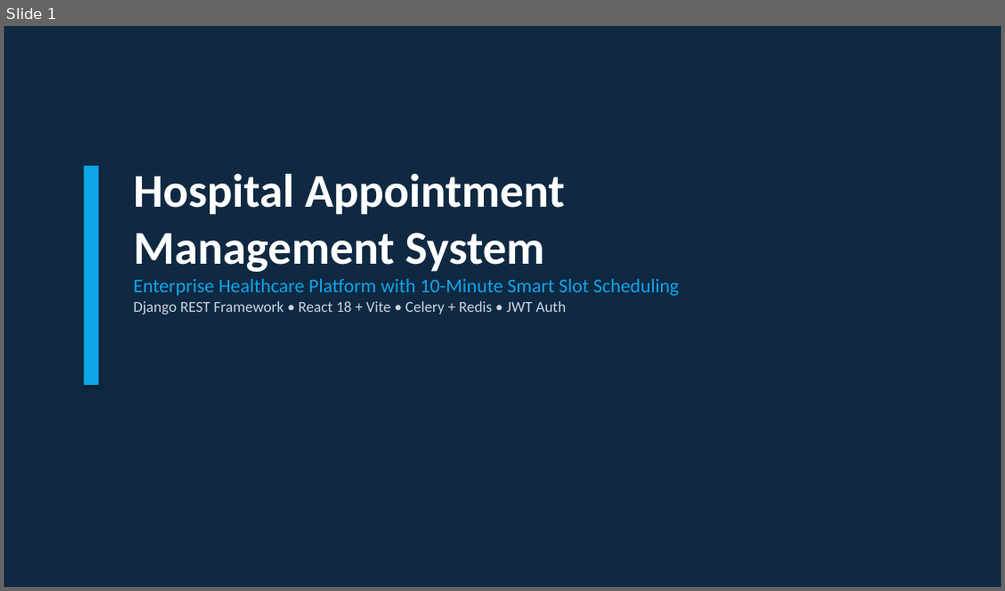
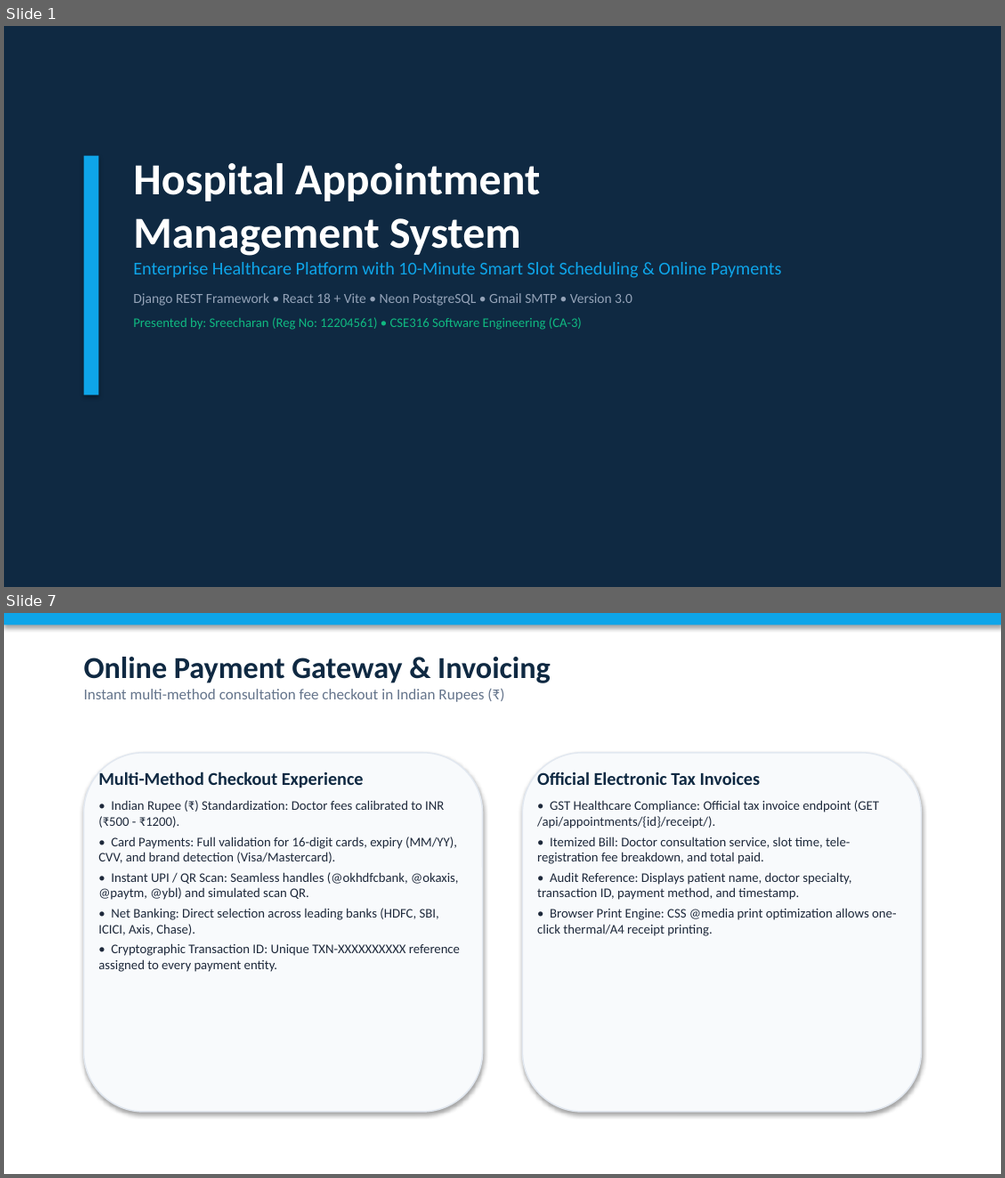
Before and after one commit to Sreecharan01/Hospital-Management-System, a slide deck: hospital_management_system.pptx. Shown one above the other, each under a label of ours: slide 1 before the commit, slides 1 and 7 after it; the slides between them are not shown. The pictures are 1005x591 and 1005x1178 pixels, drawn with LibreOffice and Linux fonts; fonts in the diff are those of the drawing. Boxes give left, top, right and bottom in pixels: in the first picture for what was removed or moved away, otherwise in the second. Text is boxed around its words. In the diff, an @@ line names an element or a change of style, - is before the commit and + after.

Commit message:
feat(presentation): update 16-slide PPTX with INR payments, 50% refund, live Gmail SMTP, and cloud deployment

```diff
--- a/hospital_management_system.pptx
+++ b/hospital_management_system.pptx
@@ slide 7 added at (4, 613, 1001, 1174), background #FFFFFF @@
@@ rectangle added at (4, 613, 1001, 625), fill #0EA5E9 @@
@@ text added at (84, 657, 550, 702), 11 pt, text #64748B @@
+Online Payment Gateway & Invoicing
+Instant multi-method consultation fee checkout in Indian Rupees (₹)
@@ rounded rectangle added at (84, 753, 483, 1111), fill #F8FAFC, outline #E2E8F0 1 pt @@
@@ text added at (98, 771, 460, 972), 9.5 pt, text #1E293B @@
+Multi-Method Checkout Experience
+• Indian Rupee (₹) Standardization: Doctor fees calibrated to INR (₹500 - ₹1200).
+• Card Payments: Full validation for 16-digit cards, expiry (MM/YY), CVV, and brand detection (Visa/Mastercard).
+• Instant UPI / QR Scan: Seamless handles (@okhdfcbank, @okaxis, @paytm, @ybl) and simulated scan QR.
+• Net Banking: Direct selection across leading banks (HDFC, SBI, ICICI, Axis, Chase).
+• Cryptographic Transaction ID: Unique TXN-XXXXXXXXXX reference assigned to every payment entity.
@@ rounded rectangle added at (522, 753, 921, 1111), fill #F8FAFC, outline #E2E8F0 1 pt @@
@@ text added at (537, 771, 896, 936), 9.5 pt, text #1E293B @@
+Official Electronic Tax Invoices
+• GST Healthcare Compliance: Official tax invoice endpoint (GET /api/appointments/{id}/receipt/).
+• Itemized Bill: Doctor consultation service, slot time, tele-registration fee breakdown, and total paid.
+• Audit Reference: Displays patient name, doctor specialty, transaction ID, payment method, and timestamp.
+• Browser Print Engine: CSS @media print optimization allows one-click thermal/A4 receipt printing.
@@ slide 1 changed as well @@
@@ rectangle: place and size @@
-rectangle at (84, 166, 98, 385)
+rectangle at (84, 156, 98, 394)
@@ text "Hospital Appointment Management System": place and size @@
-text "Hospital Appointment Management System" at (133, 174, 679, 314)
+text "Hospital Appointment Management System" at (133, 163, 782, 329)
@@ text at (133, 163, 540, 256): size 34 to 32 pt in "Hospital Appointment Management System" @@
@@ text at (133, 262, 782, 329): text changed; size 14 to 13 pt @@
-Enterprise Healthcare Platform with 10-Minute Smart Slot Scheduling
-Django REST Framework • React 18 + Vite • Celery + Redis • JWT Auth
+Enterprise Healthcare Platform with 10-Minute Smart Slot Scheduling & Online Payments
+Django REST Framework • React 18 + Vite • Neon PostgreSQL • Gmail SMTP • Version 3.0
+Presented by: Sreecharan (Reg No: 12204561) • CSE316 Software Engineering (CA-3)
```
Also in this commit, not shown: 14 other slides added, 13 slides removed, 1 other file.
